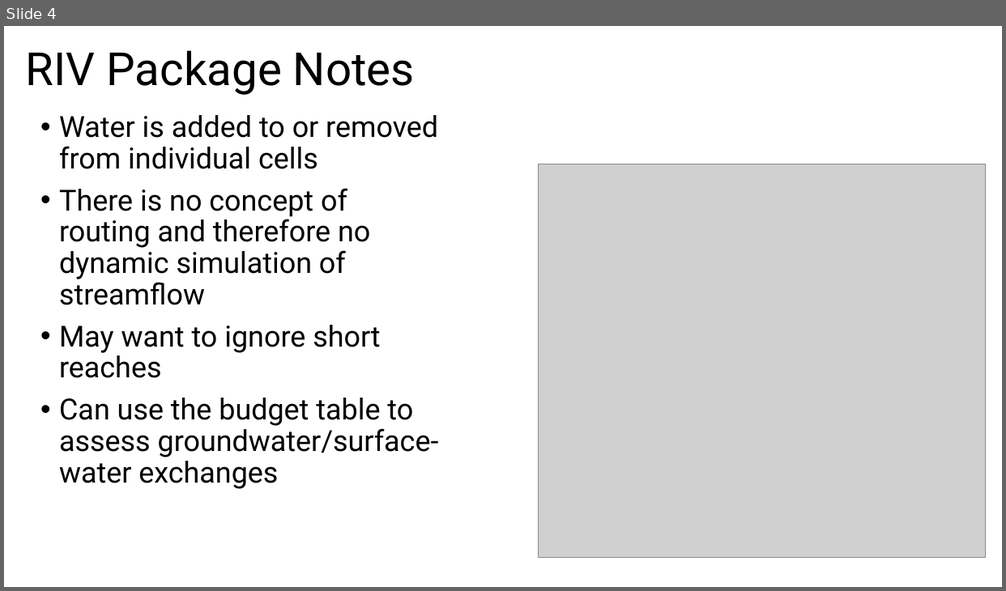
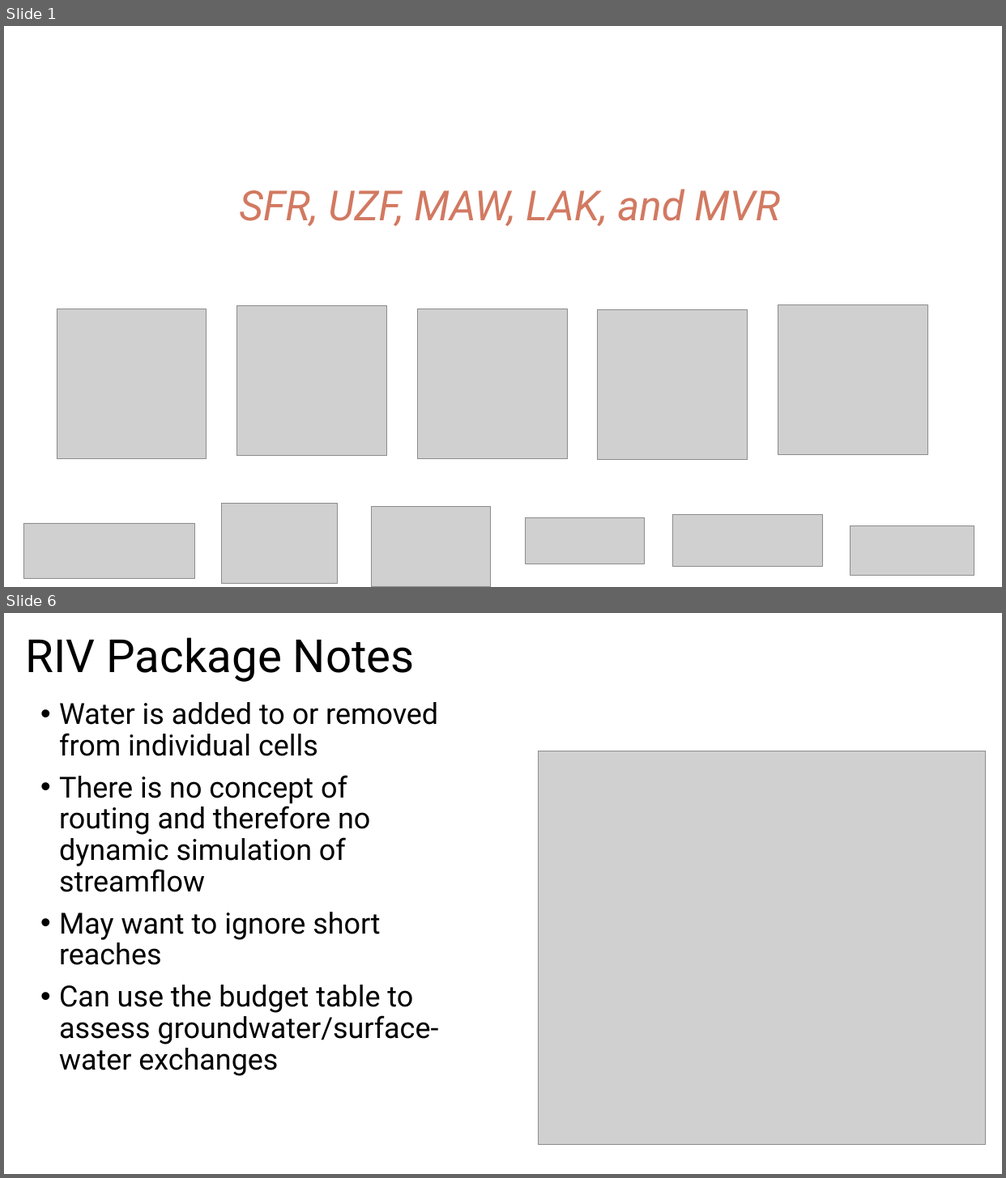
Before and after one commit to jlarsen-usgs/CWEMF-advanced-modflow, a slide deck: presentations/Advanced_Packages.pptx. Shown one above the other, each under a label of ours: slide 4 before the commit, slides 1 and 6 after it; the slides between them are not shown. The pictures are 1006x591 and 1006x1178 pixels, drawn with LibreOffice and Linux fonts; fonts in the diff are those of the drawing; grey boxes stand for pictures. Boxes give left, top, right and bottom in pixels: in the first picture for what was removed or moved away, otherwise in the second. Text is boxed around its words. In the diff, an @@ line names an element or a change of style, - is before the commit and + after.

```diff
--- a/presentations/Advanced_Packages.pptx
+++ b/presentations/Advanced_Packages.pptx
@@ slide 1 added at (4, 26, 1002, 587), background #FFFFFF @@
@@ title added at (239, 189, 780, 226), 40 pt, text #D27961, italic @@
+SFR, UZF, MAW, LAK, and MVR
@@ picture added at (57, 310, 206, 459) @@
@@ picture added at (236, 306, 386, 456) @@
@@ picture added at (417, 310, 567, 459) @@
@@ picture added at (598, 310, 748, 459) @@
@@ picture added at (778, 305, 928, 455) @@
@@ picture added at (221, 504, 337, 584) @@
@@ picture added at (372, 507, 491, 587) @@
@@ picture added at (23, 524, 195, 579) @@
@@ picture added at (526, 518, 645, 565) @@
@@ picture added at (672, 515, 822, 566) @@
@@ picture added at (850, 527, 974, 576) @@
@@ what was slide 4 is now slide 6 @@
```
Also in this commit, not shown: 7 slides changed, 2 other slides added, 1 slide removed.
